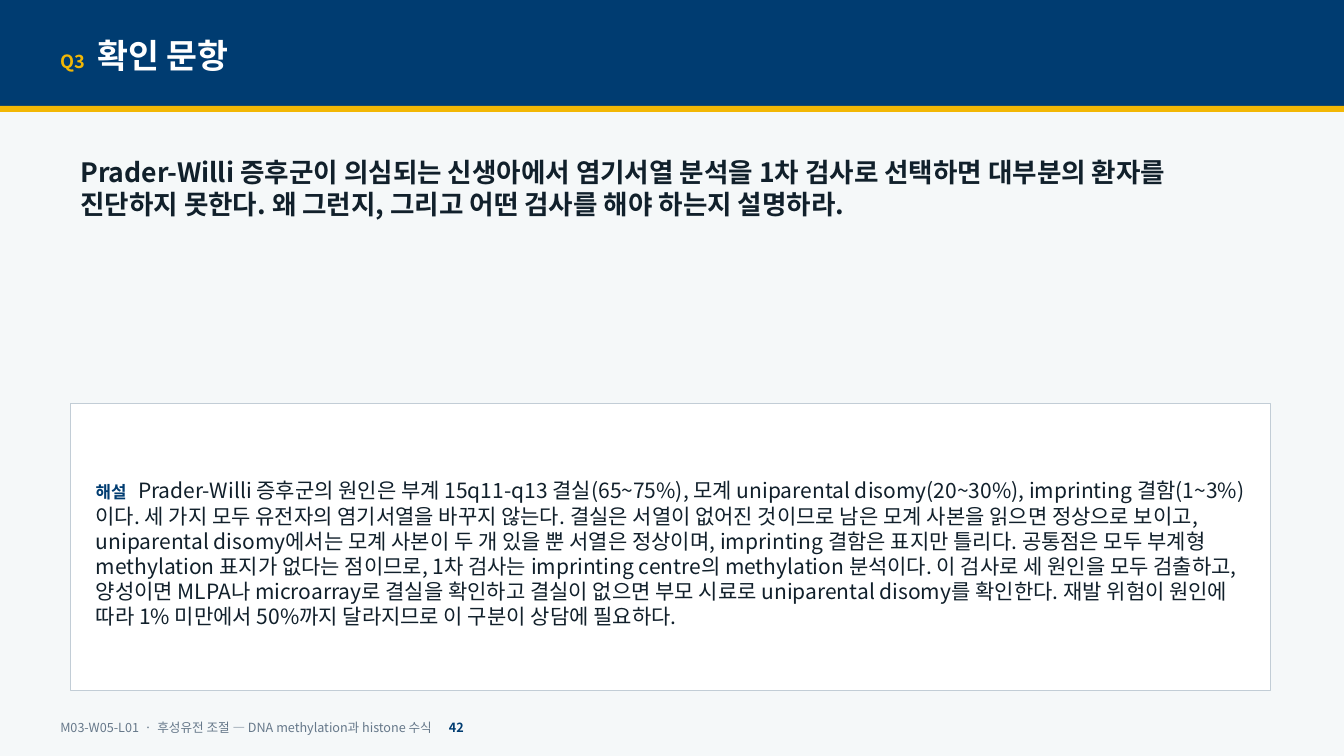
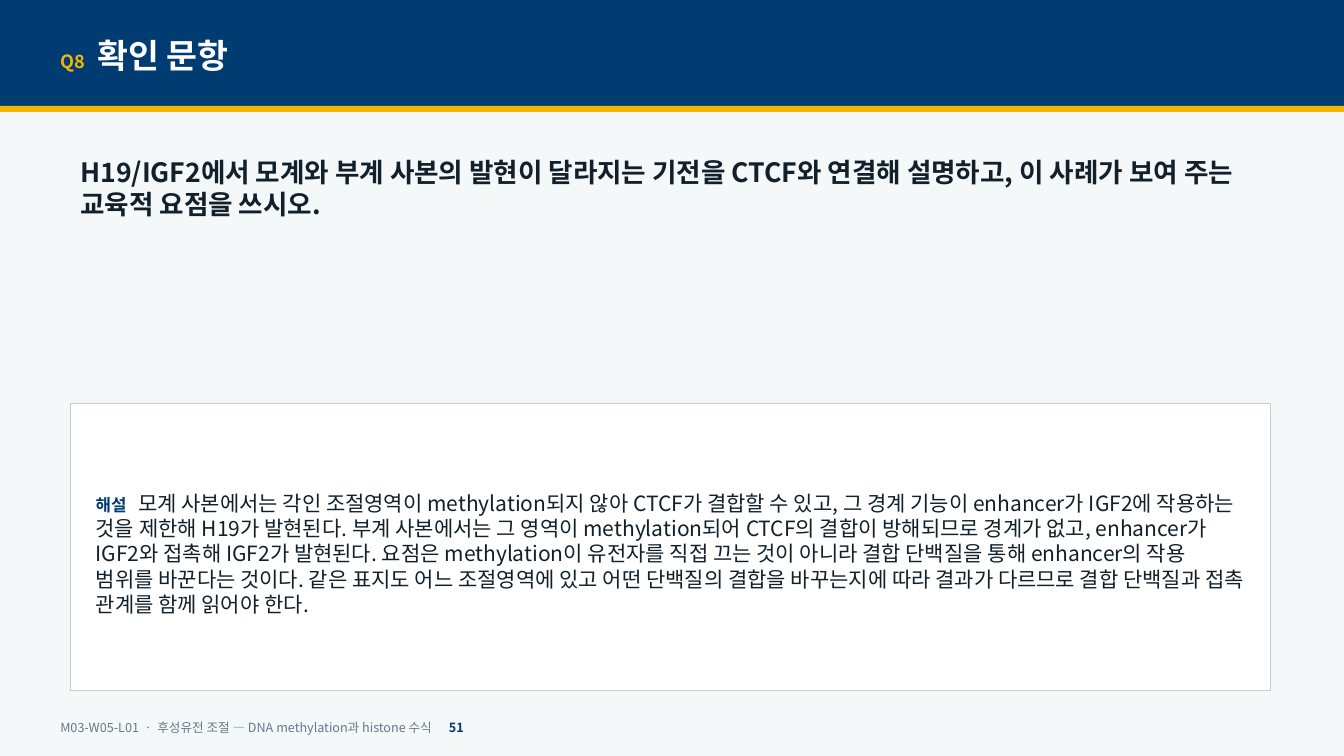
Before and after one commit to hoperiasd2/hoperiasd2.github.io, a slide deck: slide 51 of curriculum/M03/W05/L01/slides.pptx (slide 42 before the commit). Drawn at 1344x756 pixels with LibreOffice and Linux fonts; fonts in the diff are those of the drawing. Boxes give left, top, right and bottom in pixels: in the first picture for what was removed or moved away, otherwise in the second. Text is boxed around its words. In the diff, an @@ line names an element or a change of style, - is before the commit and + after.

```diff
--- a/curriculum/M03/W05/L01/slides.pptx
+++ b/curriculum/M03/W05/L01/slides.pptx
@@ text at <box>60,39,229,72</box>: text changed @@
-Q3 확인 문항
+Q8 확인 문항
@@ text at <box>80,159,1233,217</box>: text changed @@
-Prader-Willi 증후군이 의심되는 신생아에서 염기서열 분석을 1차 검사로 선택하면 대부분의 환자를 진단하지 못한다. 왜 그런지, 그리고 어떤 검사를 해야 하는지 설명하라.
+H19/IGF2에서 모계와 부계 사본의 발현이 달라지는 기전을 CTCF와 연결해 설명하고, 이 사례가 보여 주는 교육적 요점을 쓰시오.
@@ text in rectangle at <box>96,493,1244,614</box>: text changed @@
-해설 Prader-Willi 증후군의 원인은 부계 15q11-q13 결실(65~75%), 모계 uniparental disomy(20~30%), imprinting 결함(1~3%)이다. 세 가지 모두 유전자의 염기서열을 바꾸지 않는다. 결실은 서열이 없어진 것이므로 남은 모계 사본을 읽으면 정상으로 보이고, uniparental disomy에서는 모계 사본이 두 개 있을 뿐 서열은 정상이며, imprinting 결함은 표지만 틀리다. 공통점은 모두 부계형 methylation 표지가 없다는 점이므로, 1차 검사는 imprinting centre의 methylation 분석이다. 이 검사로 세 원인을 모두 검출하고, 양성이면 MLPA나 microarray로 결실을 확인하고 결실이 없으면 부모 시료로 uniparental disomy를 확인한다. 재발 위험이 원인에 따라 1% 미만에서 50%까지 달라지므로 이 구분이 상담에 필요하다.
+해설 모계 사본에서는 각인 조절영역이 methylation되지 않아 CTCF가 결합할 수 있고, 그 경계 기능이 enhancer가 IGF2에 작용하는 것을 제한해 H19가 발현된다. 부계 사본에서는 그 영역이 methylation되어 CTCF의 결합이 방해되므로 경계가 없고, enhancer가 IGF2와 접촉해 IGF2가 발현된다. 요점은 methylation이 유전자를 직접 끄는 것이 아니라 결합 단백질을 통해 enhancer의 작용 범위를 바꾼다는 것이다. 같은 표지도 어느 조절영역에 있고 어떤 단백질의 결합을 바꾸는지에 따라 결과가 다르므로 결합 단백질과 접촉 관계를 함께 읽어야 한다.
@@ text at <box>60,721,464,735</box>: text changed @@
-M03-W05-L01 · 후성유전 조절 — DNA methylation과 histone 수식 42
+M03-W05-L01 · 후성유전 조절 — DNA methylation과 histone 수식 51
```
Also in this commit, not shown: 42 other slides changed, 8 slides added, 5 slides removed, 17 other files.
